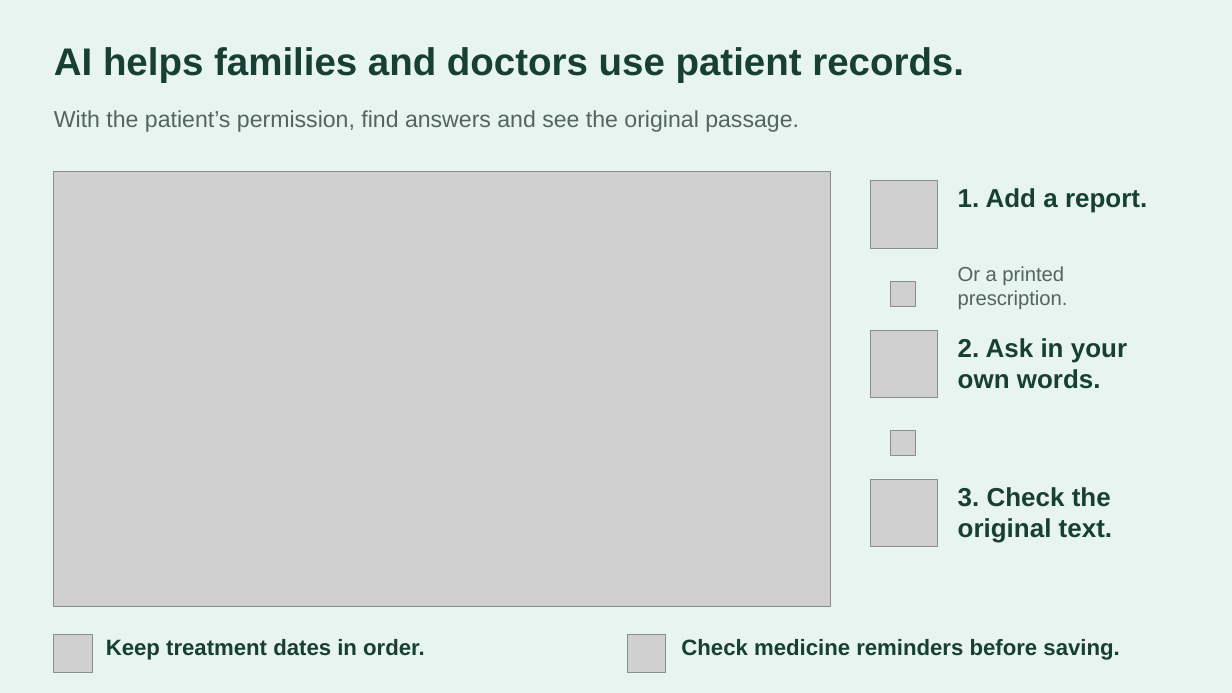
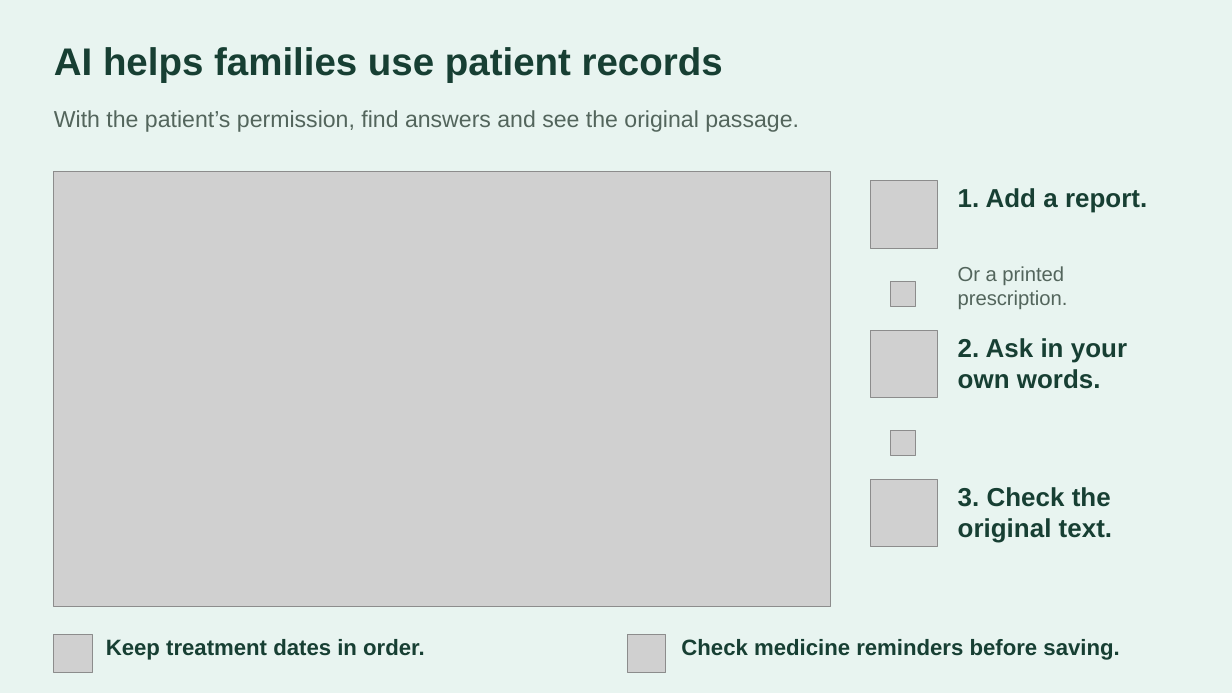
Before and after one commit to basithladdu/healthathon, a slide deck: slide 6 of submission/Saathi_Healthathon_Final.pptx. Drawn at 1232x693 pixels with LibreOffice and Linux fonts; fonts in the diff are those of the drawing; grey boxes stand for pictures. Boxes give left, top, right and bottom in pixels: in the first picture for what was removed or moved away, otherwise in the second. Text is boxed around its words. In the diff, an @@ line names an element or a change of style, - is before the commit and + after.

```diff
--- a/submission/Saathi_Healthathon_Final.pptx
+++ b/submission/Saathi_Healthathon_Final.pptx
@@ text at (54, 47, 723, 82): text changed @@
-AI helps families and doctors use patient records.
+AI helps families use patient records
```
Also in this commit, not shown: 5 other slides changed, 1 slide added, 1 slide removed, 13 other files.
